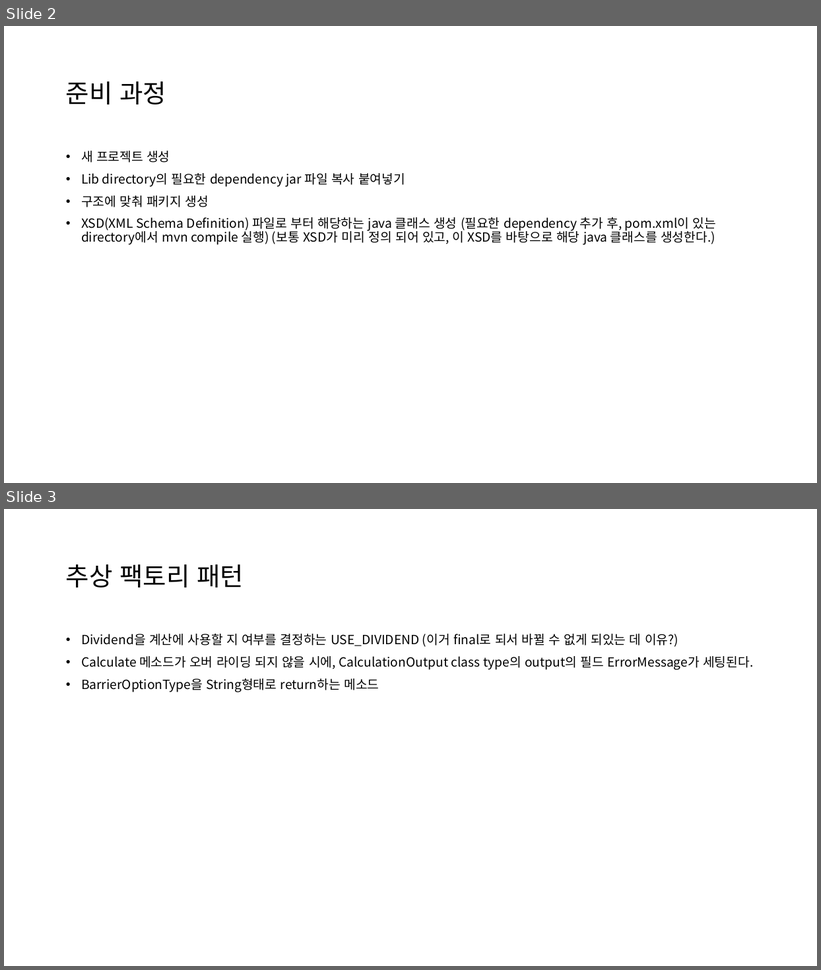
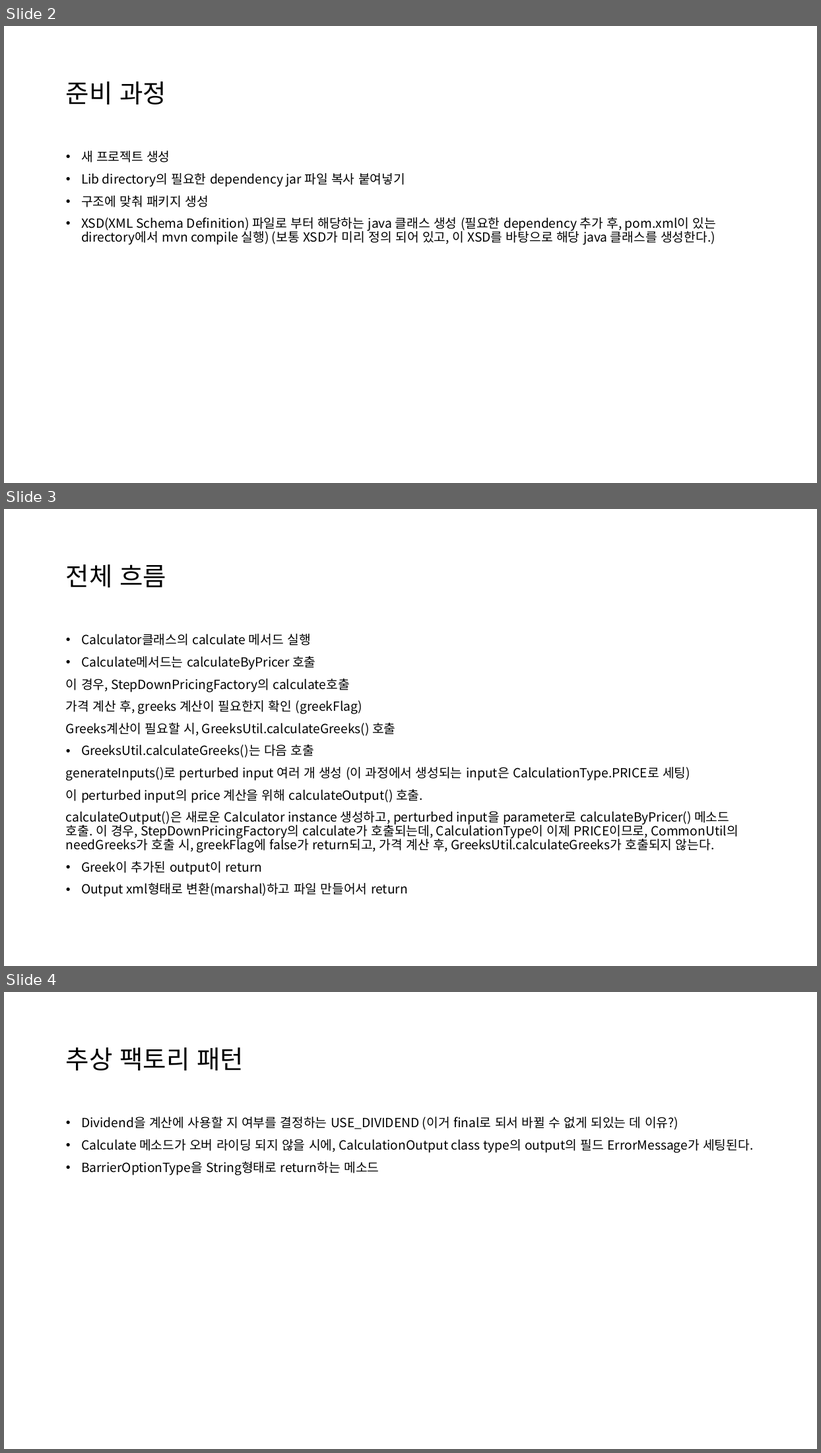
Before and after one commit to kdw1437/SpringHomework_BackEnd, a slide deck: QuantPricer 클론 코딩_240903.pptx. Shown one above the other, each under a label of ours: slides 2 and 3 before the commit, slides 2, 3 and 4 after it. The pictures are 821x970 and 821x1453 pixels, drawn with LibreOffice and Linux fonts; fonts in the diff are those of the drawing. Boxes give left, top, right and bottom in pixels: in the first picture for what was removed or moved away, otherwise in the second. Text is boxed around its words. In the diff, an @@ line names an element or a change of style, - is before the commit and + after.

```diff
--- a/QuantPricer 클론 코딩_240903.pptx
+++ b/QuantPricer 클론 코딩_240903.pptx
@@ slide 3 added at <box>4,509,817,966</box>, background #FFFFFF @@
@@ title added at <box>66,564,166,588</box>, 30 pt, text #000000 @@
+전체 흐름
@@ text added at <box>66,634,739,897</box>, 15 pt, text #000000 @@
+• Calculator클래스의 calculate 메서드 실행
+• Calculate메서드는 calculateByPricer 호출
+이 경우, StepDownPricingFactory의 calculate호출
+가격 계산 후, greeks 계산이 필요한지 확인 (greekFlag)
+Greeks계산이 필요할 시, GreeksUtil.calculateGreeks() 호출
+• GreeksUtil.calculateGreeks()는 다음 호출
+generateInputs()로 perturbed input 여러 개 생성 (이 과정에서 생성되는 input은 CalculationType.PRICE로 세팅)
+이 perturbed input의 price 계산을 위해 calculateOutput() 호출.
+calculateOutput()은 새로운 Calculator instance 생성하고, perturbed input을 parameter로 calculateByPricer() 메소드 호출. 이 경우, StepDownPricingFactory의 calculate가 호출되는데, CalculationType이 이제 PRICE이므로, CommonUtil의 needGreeks가 호출 시, greekFlag에 false가 return되고, 가격 계산 후, GreeksUtil.calculateGreeks가 호출되지 않는다.
+• Greek이 추가된 output이 return
+• Output xml형태로 변환(marshal)하고 파일 만들어서 return
@@ what was slide 3 is now slide 4 @@
```
Also in this commit, not shown: 6 other slides added.
